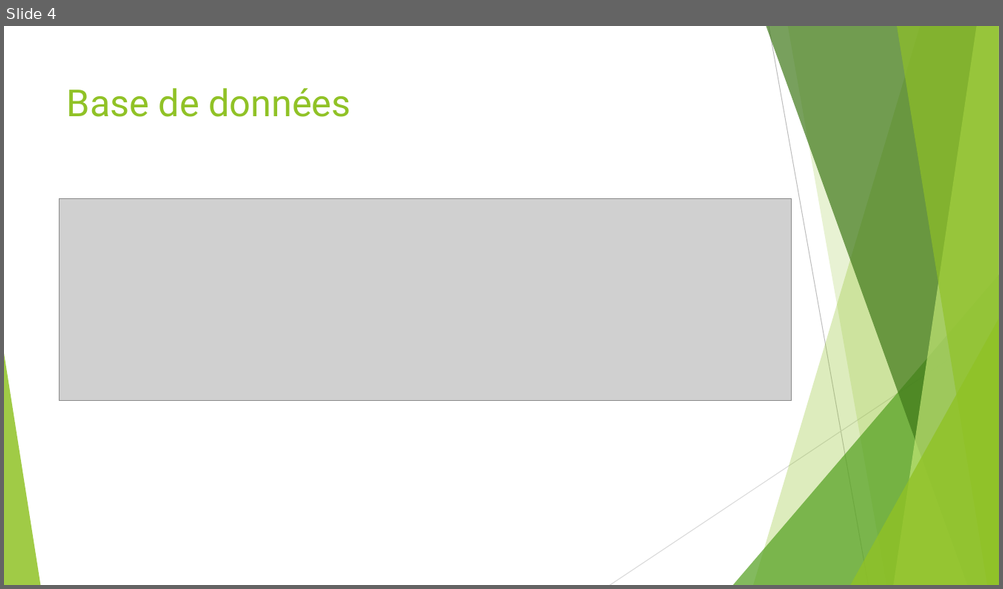
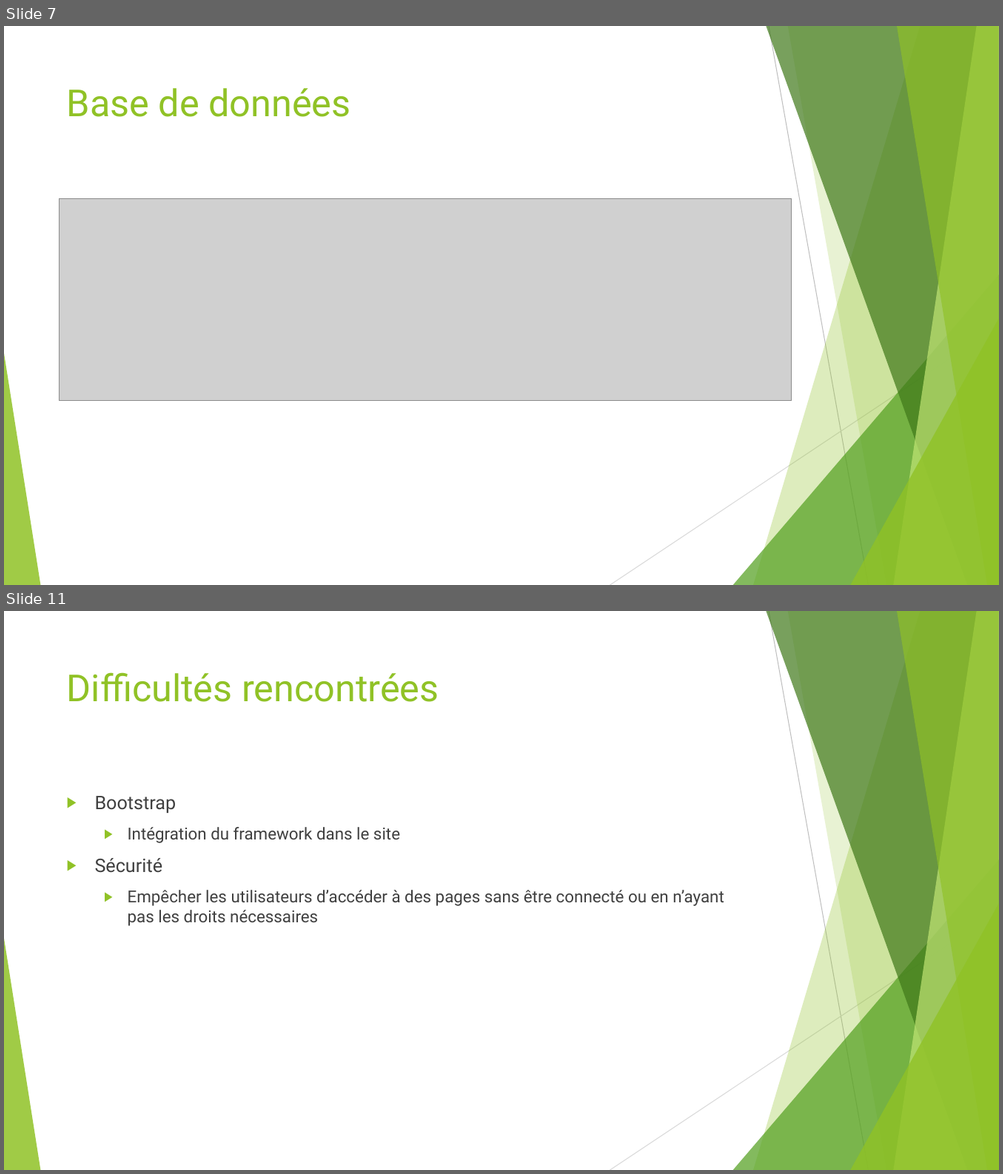
Before and after one commit to MarshallPhilip/TIP-FICTIF, a slide deck: Doc/Presentation/Presentation.pptx. Shown one above the other, each under a label of ours: slide 4 before the commit, slides 7 and 11 after it; the slides between them are not shown. The pictures are 1003x589 and 1003x1174 pixels, drawn with LibreOffice and Linux fonts; fonts in the diff are those of the drawing; grey boxes stand for pictures. Boxes give left, top, right and bottom in pixels: in the first picture for what was removed or moved away, otherwise in the second. Text is boxed around its words. In the diff, an @@ line names an element or a change of style, - is before the commit and + after.

```diff
--- a/Doc/Presentation/Presentation.pptx
+++ b/Doc/Presentation/Presentation.pptx
@@ slide 11 added at (4,611,999,1170), background #FFFFFF; not listed: 10 template elements that a slide beside it also shows @@
@@ title added at (67,672,439,702), 36 pt, text #90C226 @@
+Difficultés rencontrées
@@ text added at (95,796,724,926), 16 pt, text #404040 @@
+▶ Bootstrap
+  ▶ Intégration du framework dans le site
+▶ Sécurité
+  ▶ Empêcher les utilisateurs d’accéder à des pages sans être connecté ou en n’ayant pas les droits nécessaires
@@ what was slide 4 is now slide 7 @@
```
Also in this commit, not shown: 1 slide changed, 8 other slides added, 1 slide removed, 1 other file.
